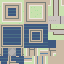
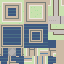
Revision of a layered 64x64 image; what changed, layer by layer:
added layer "Pasted Layer" above "Background" over [48,56,56,64]
